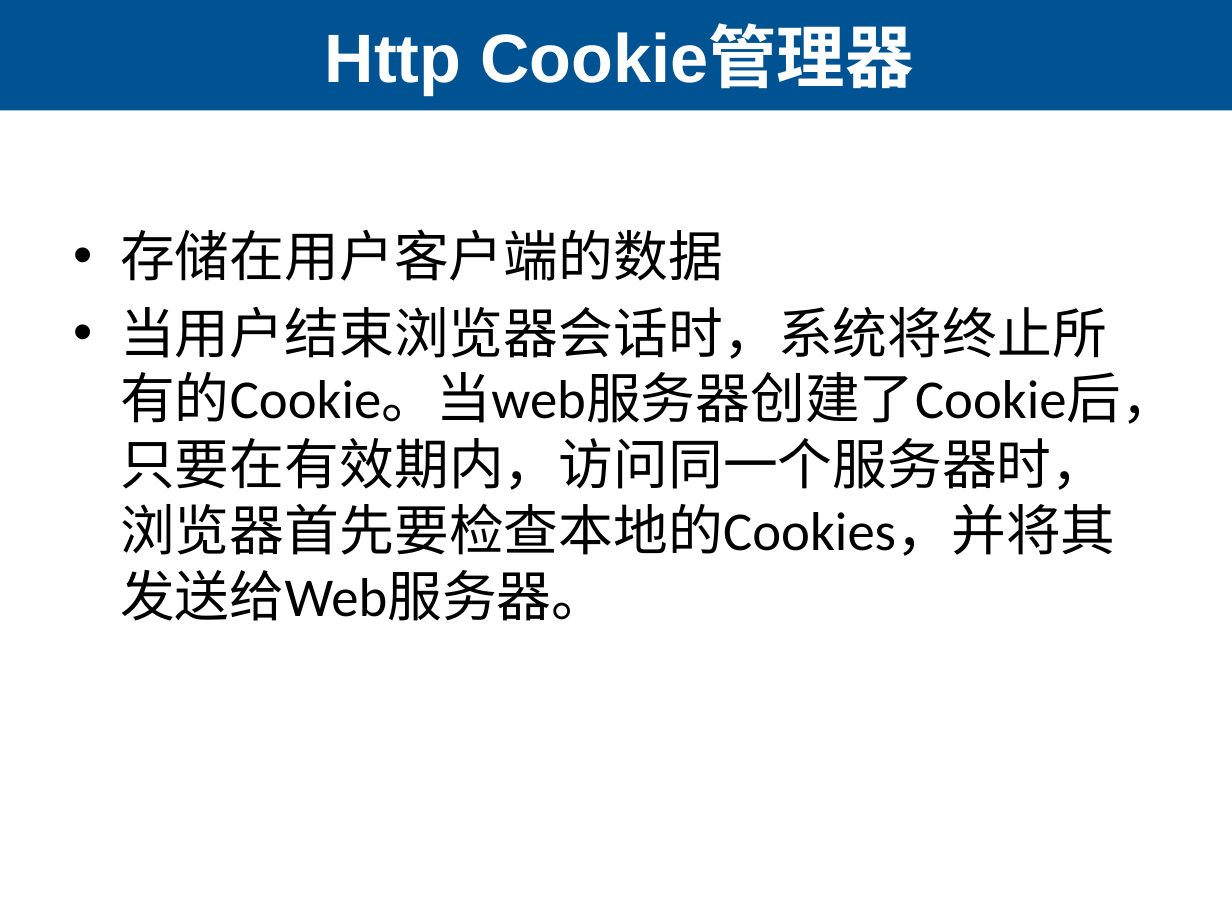
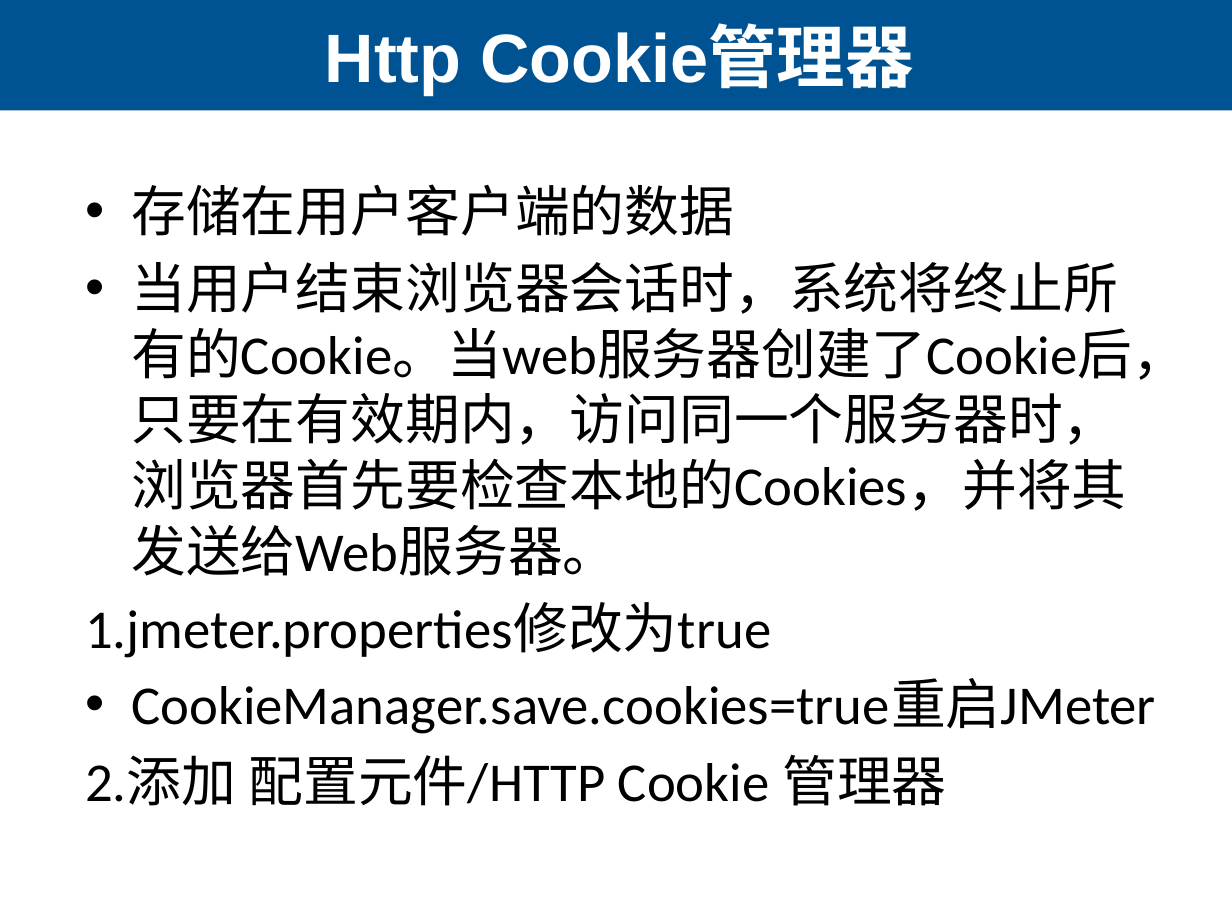
Before and after one commit to lihuanzhen/load-testing, a slide deck: slide 23 of 21 Jmeter的使用.pptx (slide 16 before the commit). Drawn at 1232x924 pixels with LibreOffice and Linux fonts; fonts in the diff are those of the drawing. Boxes give left, top, right and bottom in pixels: in the first picture for what was removed or moved away, otherwise in the second. Text is boxed around its words. In the diff, an @@ line names an element or a change of style, - is before the commit and + after.

Commit message:
jmeter

```diff
--- a/21 Jmeter的使用.pptx
+++ b/21 Jmeter的使用.pptx
@@ text "存储在用户客户端的数据": place and size @@
-text "存储在用户客户端的数据" at [120,229,1176,621]
+text "存储在用户客户端的数据" at [85,184,1187,806]
@@ text at [85,602,1156,806]: paragraphs added @@
+1.jmeter.properties修改为true
+• CookieManager.save.cookies=true重启JMeter
+2.添加 配置元件/HTTP Cookie 管理器
```
Also in this commit, not shown: 12 other slides changed, 7 slides added, 1 other file.
